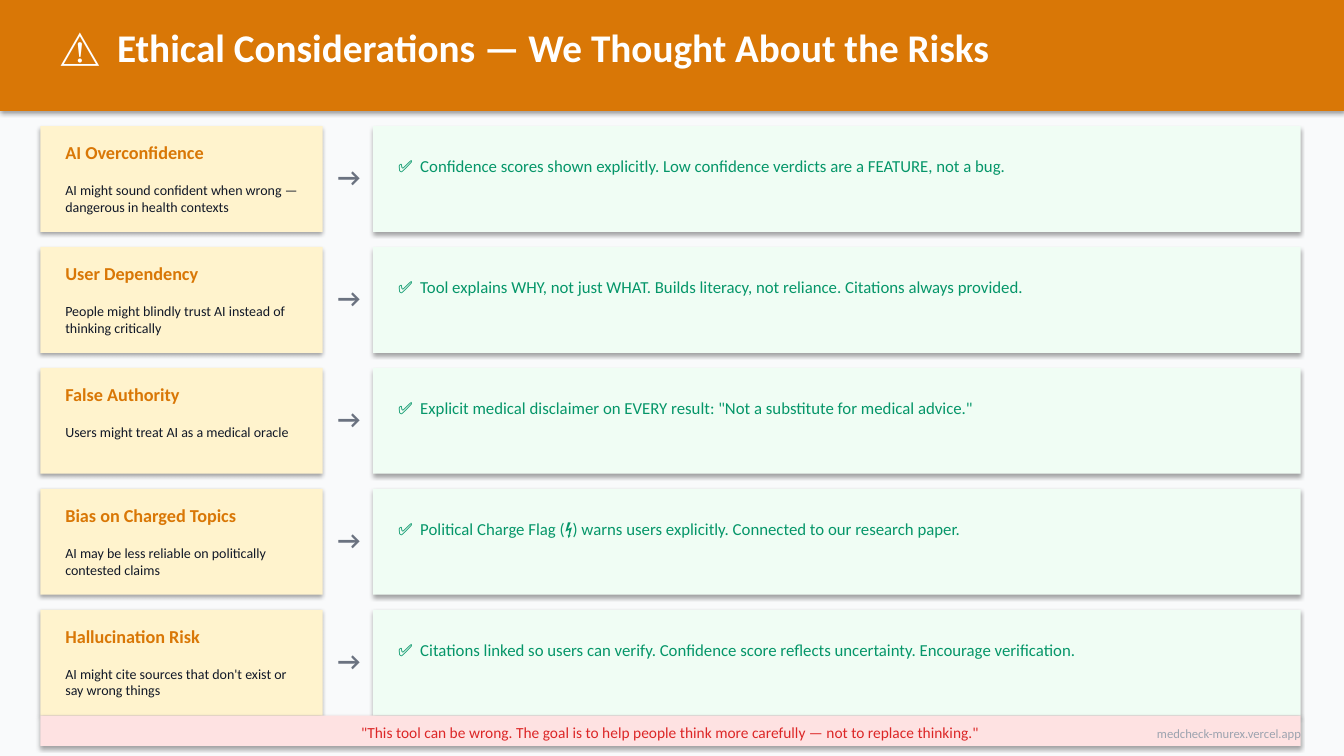
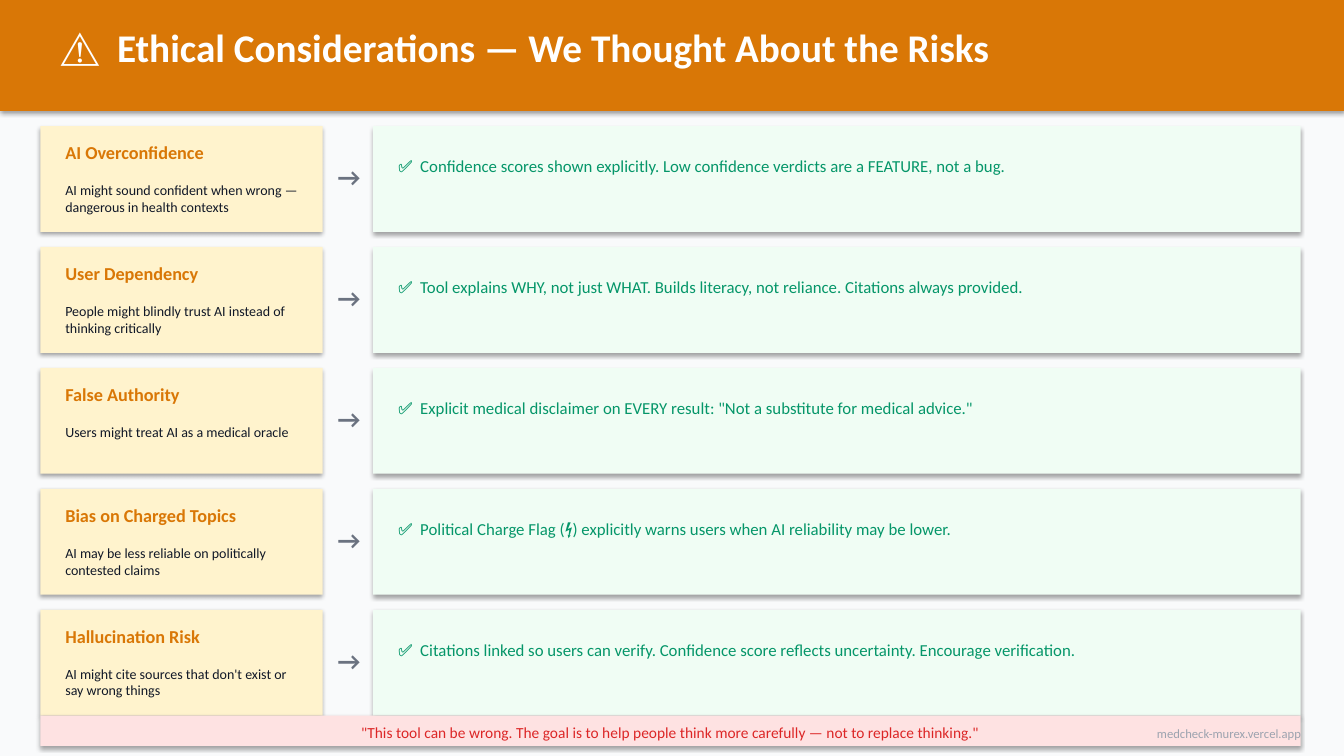
Before and after one commit to bobthebuilder-a11y/medcheck, a slide deck: slide 8 of MedCheck_ACP_2026.pptx. Drawn at 1344x756 pixels with LibreOffice and Linux fonts; fonts in the diff are those of the drawing. Boxes give left, top, right and bottom in pixels: in the first picture for what was removed or moved away, otherwise in the second. Text is boxed around its words. In the diff, an @@ line names an element or a change of style, - is before the commit and + after.

```diff
--- a/MedCheck_ACP_2026.pptx
+++ b/MedCheck_ACP_2026.pptx
@@ text at <box>420,523,951,538</box>: text changed @@
-✅ Political Charge Flag (⚡) warns users explicitly. Connected to our research paper.
+✅ Political Charge Flag (⚡) explicitly warns users when AI reliability may be lower.
```
Also in this commit, not shown: 1 other file.
